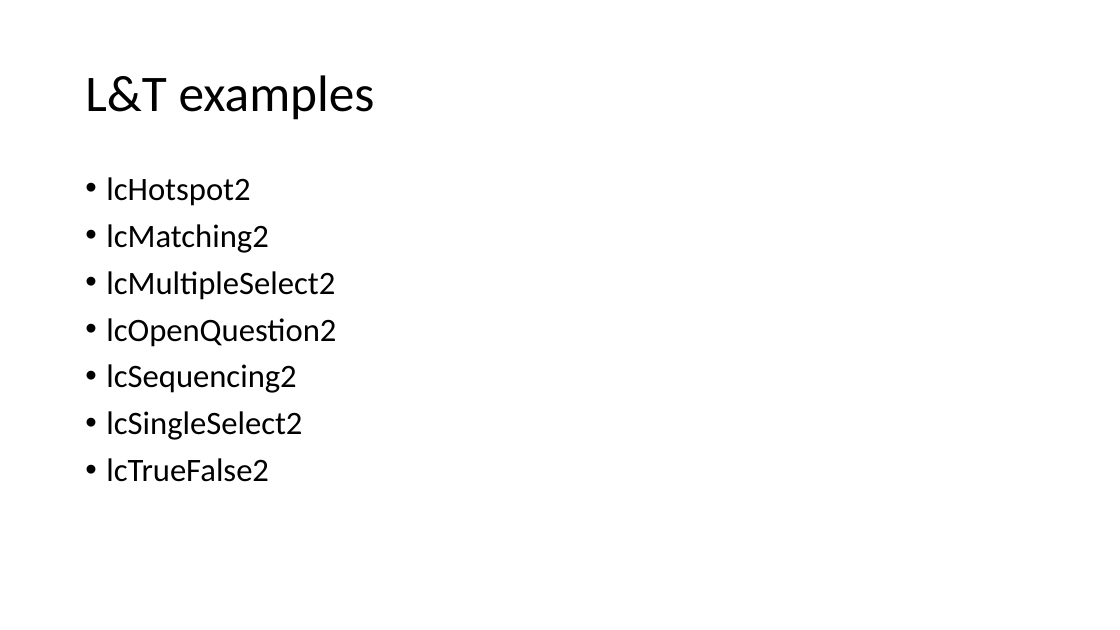
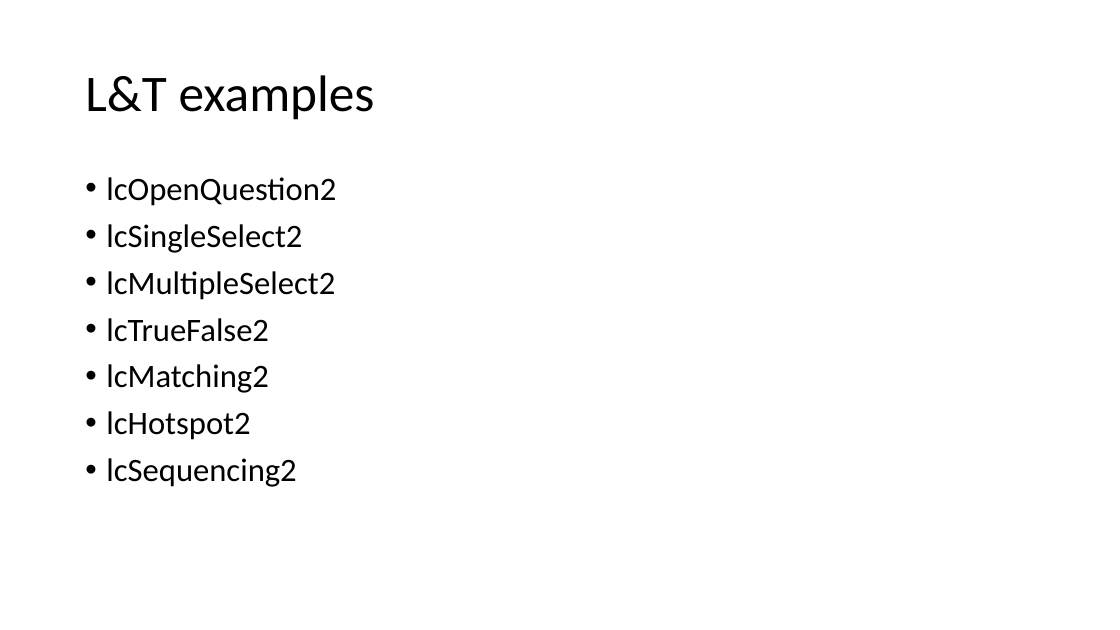
Before and after one commit to birgitstrackenbrock/dita13.lc.extra-interactions, a slide deck: slide 2 of documentation/Interaction_examples_visual.pptx (slide 14 before the commit). Drawn at 1120x630 pixels with LibreOffice and Linux fonts; fonts in the diff are those of the drawing. Boxes give left, top, right and bottom in pixels: in the first picture for what was removed or moved away, otherwise in the second. Text is boxed around its words. In the diff, an @@ line names an element or a change of style, - is before the commit and + after.

```diff
--- a/documentation/Interaction_examples_visual.pptx
+++ b/documentation/Interaction_examples_visual.pptx
@@ text at [106, 177, 336, 393]: paragraphs added @@
+• lcOpenQuestion2
+• lcSingleSelect2
+• lcMultipleSelect2
+• lcTrueFalse2
+• lcMatching2
@@ text at [106, 224, 336, 347]: paragraphs removed @@
-• lcMatching2
-• lcMultipleSelect2
-• lcOpenQuestion2
@@ text at [106, 411, 302, 482]: paragraphs removed @@
-• lcSingleSelect2
-• lcTrueFalse2
```
Also in this commit, not shown: 18 other slides changed, 1 slide added.
